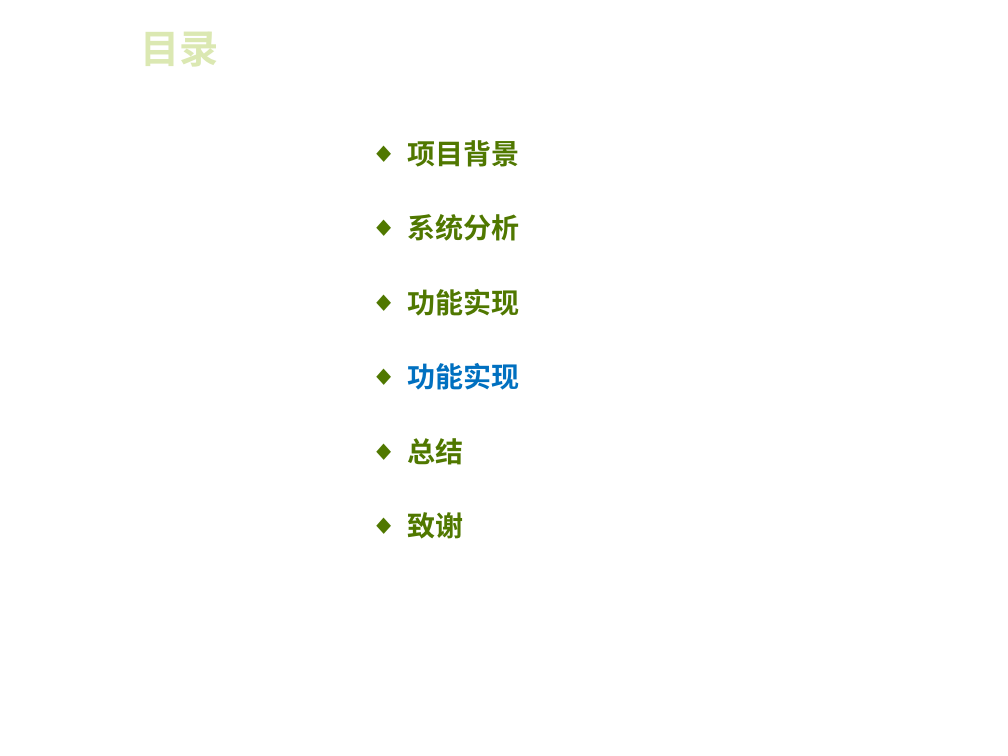
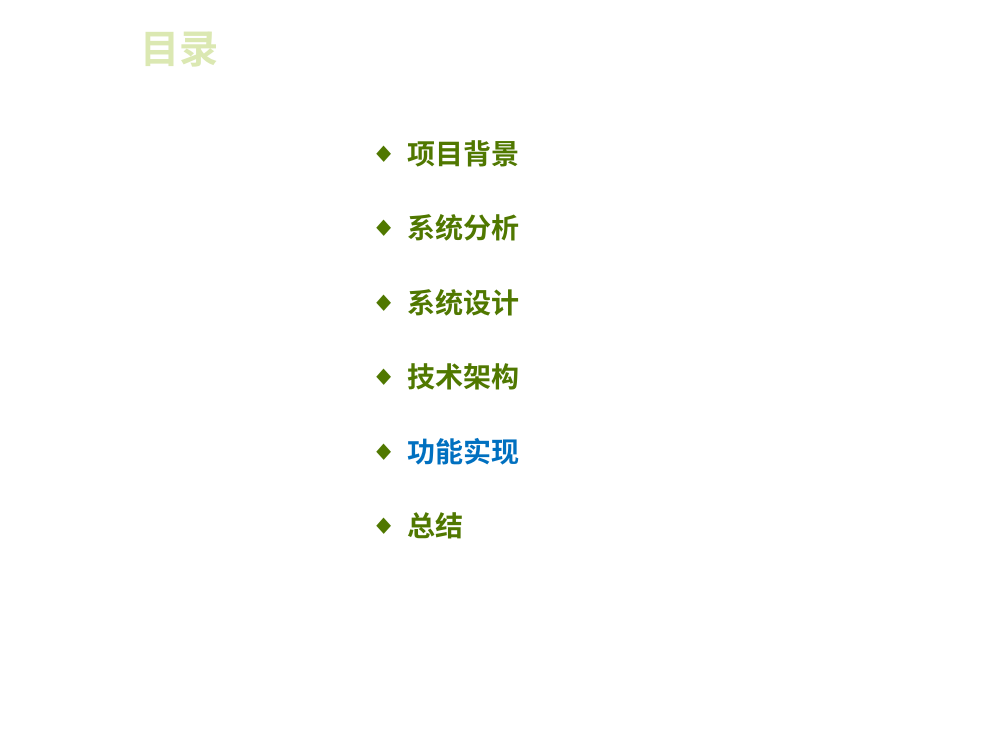
Before and after one commit to MyLifeMyTravel/Graduation, a slide deck: slide 12 of 毕业设计/毕业论文答辩-厉圣杰.ppt (slide 10 before the commit). Drawn at 1008x756 pixels with LibreOffice and Linux fonts; fonts in the diff are those of the drawing; background and template pictures are left out. Boxes give left, top, right and bottom in pixels: in the first picture for what was removed or moved away, otherwise in the second. Text is boxed around its words. In the diff, an @@ line names an element or a change of style, - is before the commit and + after.

```diff
--- a/毕业设计/毕业论文答辩-厉圣杰.ppt
+++ b/毕业设计/毕业论文答辩-厉圣杰.ppt
@@ text at [407,289,519,390]: text changed @@
-◆ 功能实现
+◆ 系统设计
+◆ 技术架构
@@ text at [407,512,463,539]: paragraph removed @@
-◆ 致谢
```
Also in this commit, not shown: 7 other slides changed, 3 slides added, 1 slide removed, 1 other file.
